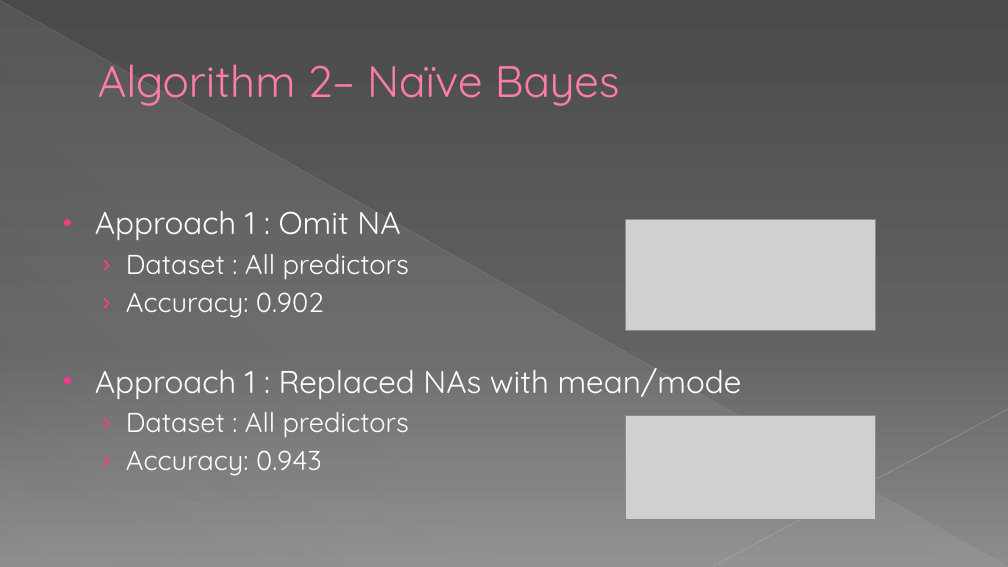
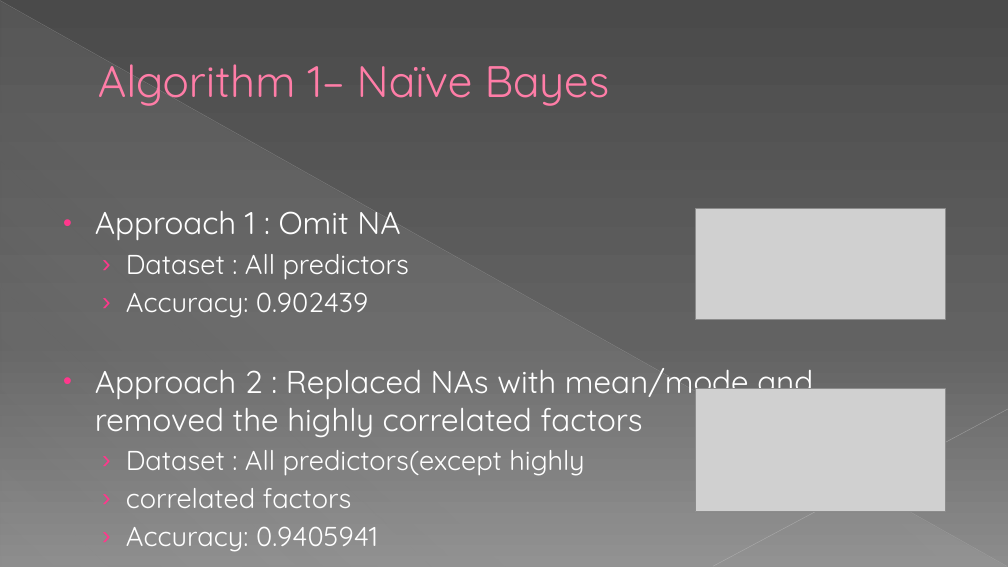
Before and after one commit to dhavalaM/CS513-Project, a slide deck: slide 7 of Presentation_YPS.pptx (slide 11 before the commit). Drawn at 1008x567 pixels with LibreOffice and Linux fonts; fonts in the diff are those of the drawing; grey boxes stand for pictures. Boxes give left, top, right and bottom in pixels: in the first picture for what was removed or moved away, otherwise in the second. Text is boxed around its words. In the diff, an @@ line names an element or a change of style, - is before the commit and + after.

```diff
--- a/Presentation_YPS.pptx
+++ b/Presentation_YPS.pptx
@@ title at [98, 64, 610, 106]: text changed @@
-Algorithm 2– Naïve Bayes
+Algorithm 1– Naïve Bayes
@@ picture: place and size @@
-picture at [626, 219, 876, 330]
+picture at [695, 209, 945, 320]
@@ text at [95, 292, 813, 552]: text changed @@
-  › Accuracy: 0.902
-• Approach 1 : Replaced NAs with mean/mode
-  › Dataset : All predictors
-  › Accuracy: 0.943
+  › Accuracy: 0.902439
+• Approach 2 : Replaced NAs with mean/mode and removed the highly correlated factors
+  › Dataset : All predictors(except highly
+  › correlated factors
+  › Accuracy: 0.9405941
@@ picture added at [695, 389, 945, 512] @@
@@ picture removed at [626, 416, 876, 520] @@
```
Also in this commit, not shown: 4 other slides changed, 1 slide added.
